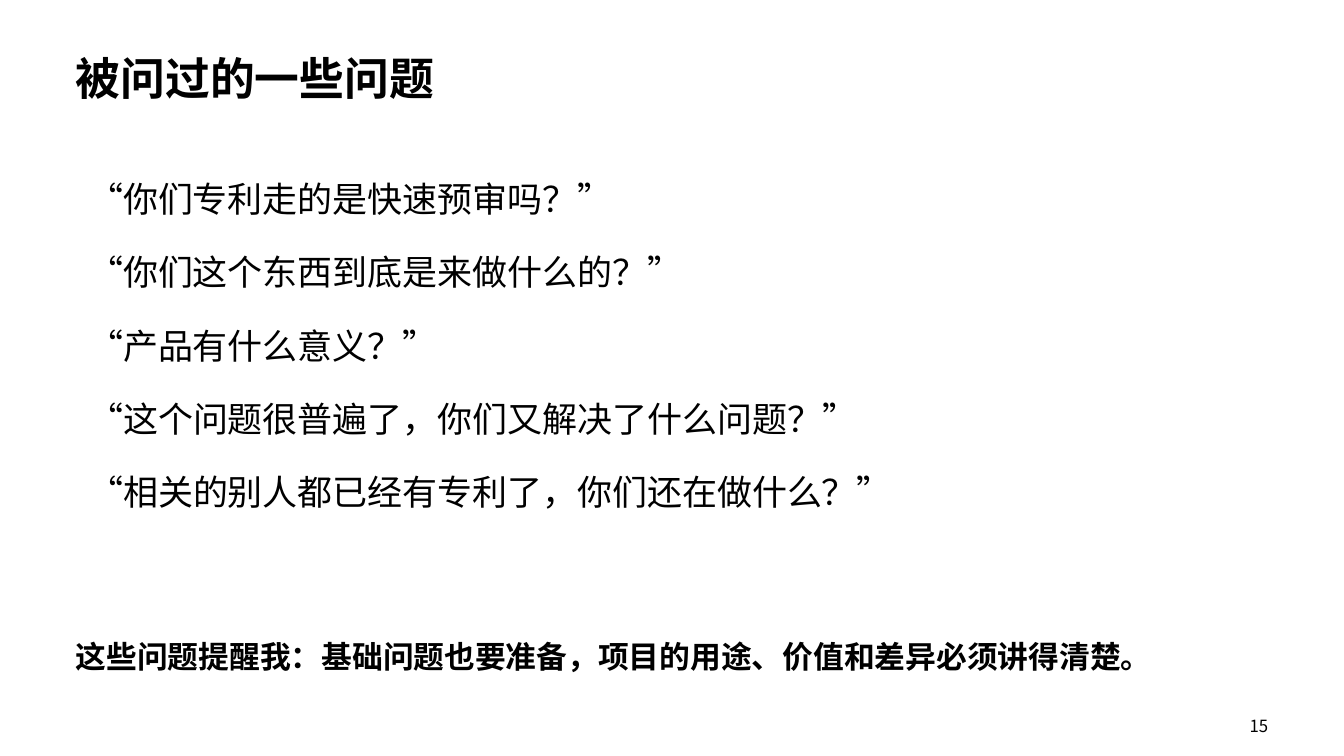
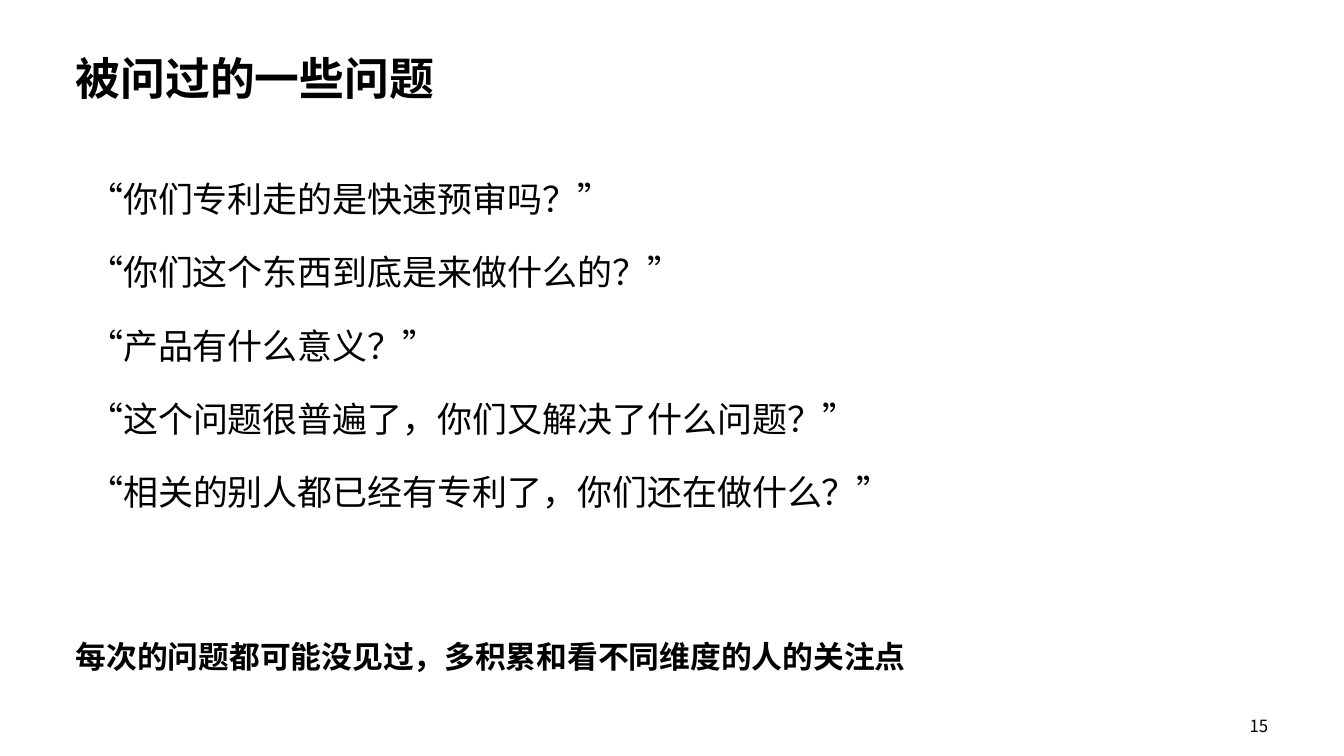
Before and after one commit to uuoov/challenge-cup-sharing, a slide deck: slide 15 of challenge-cup-sharing.pptx. Drawn at 1344x756 pixels with LibreOffice and Linux fonts; fonts in the diff are those of the drawing. Boxes give left, top, right and bottom in pixels: in the first picture for what was removed or moved away, otherwise in the second. Text is boxed around its words. In the diff, an @@ line names an element or a change of style, - is before the commit and + after.

```diff
--- a/challenge-cup-sharing.pptx
+++ b/challenge-cup-sharing.pptx
@@ text at bbox=[76, 641, 906, 672]: text changed @@
-这些问题提醒我：基础问题也要准备，项目的用途、价值和差异必须讲得清楚。
+每次的问题都可能没见过，多积累和看不同维度的人的关注点
```
Also in this commit, not shown: 8 other slides changed, 1 slide added, 1 other file.
